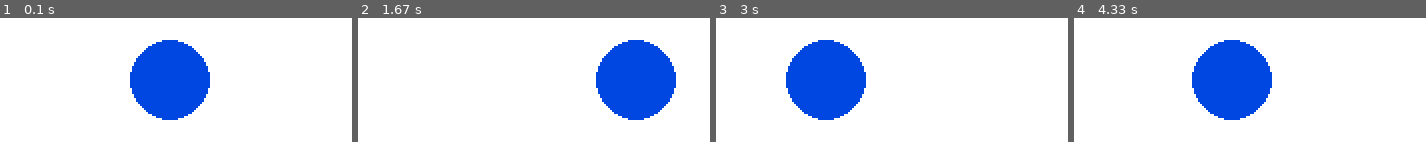
Above: before the commit, frames 1-4 (left to right).
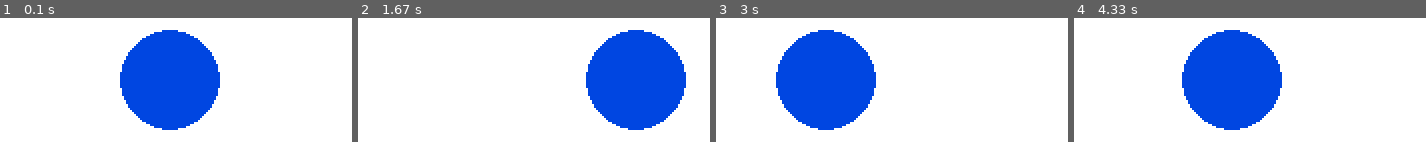
Above: after the commit, the same moments.

Repository: elvand967/Assignments-Python_junior-group
Game: pygame game, started from Assignments-Python_junior-group/Practical01-1(PyGame).py
Same seed, same stepped clock (60 frames per second), same inputs: the game is played once before the commit and once after it.
Inputs:
- Up to frame 1 (0.1 s): no input
- Up to frame 2 (1.67 s): hold Right 0.33-0.8 s; hold Up 0.83-1.13 s; hold Right 1.17-1.63 s
- Up to frame 3 (3 s): hold Left 1.67-2.2 s; hold Left 2.23-2.63 s; hold Left from 2.67 s (still down)
- Up to frame 4 (4.33 s): release Left at 3.13 s; hold Left 3.17-3.7 s; hold Left 3.73-4.13 s; hold Left from 4.17 s (still down)

The runs differ from the first frame. In frame 1, 6.3% of the frame differs, in the area x 34-63%, y 9-91%; in frame 2, 6.3%; in frame 3, 6.3%; in frame 4, 6.3%.

Commit message:
Практическая работа № 01-1(PyGame) - work is done Пусть в центре окна имеется круг, который можно двигать по горизонтали клавишами стрелок клавиатуры. Сделать так, чтобы круг с той же скоростью, т. е. постепенно, возвращался назад в исходную точку, когда клавиша отпускается.

Diff:
--- a/Assignments-Python_junior-group/Practical01-1(PyGame).py
+++ b/Assignments-Python_junior-group/Practical01-1(PyGame).py
@@ -18,7 +18,7 @@
 # координаты и радиус круга (стартуем с серидины виджета)
 X = x = W // 2 # X - исходные  x - фактические
 Y = y = H // 2
-r = 20
+r = 25
 
 def up_circle():
     sc.fill(WHITE)  # "удаляем следы" - очищаем виджет, задаем цвет фона
